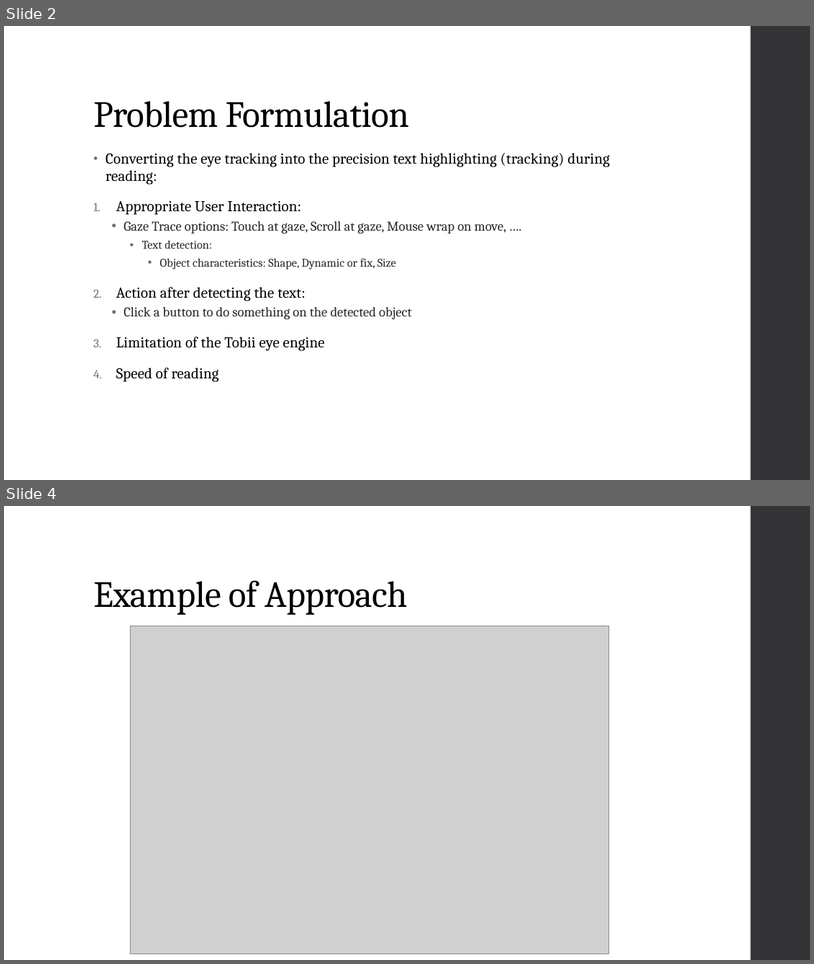
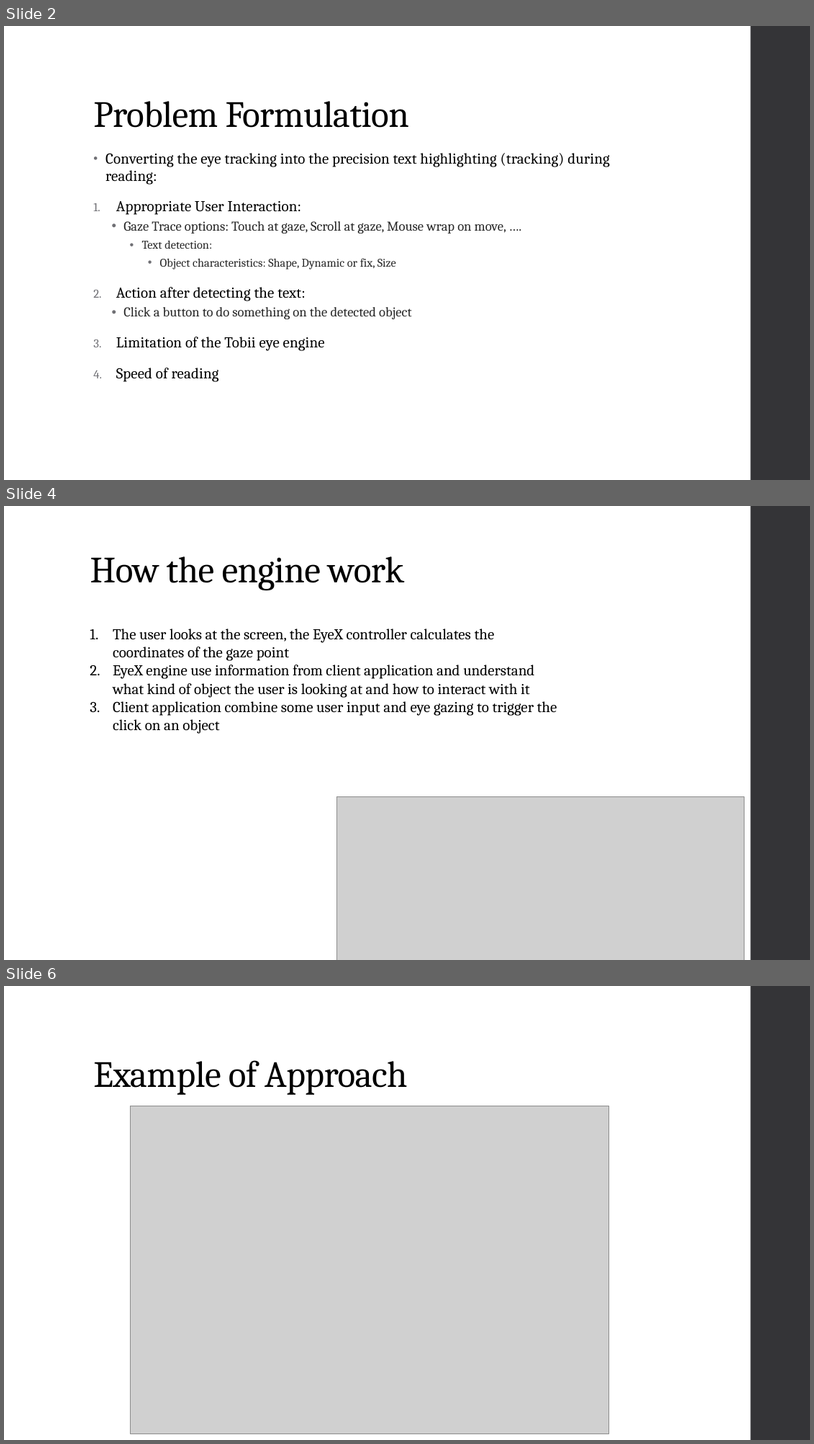
Before and after one commit to diederichk/StepCounter, a slide deck: MidtermPresentation/MidtermPresentation.pptx. Shown one above the other, each under a label of ours: slides 2 and 4 before the commit, slides 2, 4 and 6 after it; the slides between them are not shown. The pictures are 814x964 and 814x1444 pixels, drawn with LibreOffice and Linux fonts; fonts in the diff are those of the drawing; grey boxes stand for pictures. Boxes give left, top, right and bottom in pixels: in the first picture for what was removed or moved away, otherwise in the second. Text is boxed around its words. In the diff, an @@ line names an element or a change of style, - is before the commit and + after.

```diff
--- a/MidtermPresentation/MidtermPresentation.pptx
+++ b/MidtermPresentation/MidtermPresentation.pptx
@@ slide 4 added at [4, 506, 810, 960], background #FFFFFF; not listed: 1 template element that a slide beside it also shows @@
@@ title added at [90, 556, 404, 591], 44 pt, text #000000 @@
+How the engine work
@@ text added at [113, 628, 558, 734], 18 pt, text #000000 @@
+1. The user looks at the screen, the EyeX controller calculates the coordinates of the gaze point
+2. EyeX engine use information from client application and understand what kind of object the user is looking at and how to interact with it
+3. Client application combine some user input and eye gazing to trigger the click on an object
@@ picture added at [337, 797, 744, 960] @@
@@ what was slide 4 is now slide 6 @@
```
Also in this commit, not shown: 1 slide changed, 2 other slides added, 1 slide removed, 2 other files.
